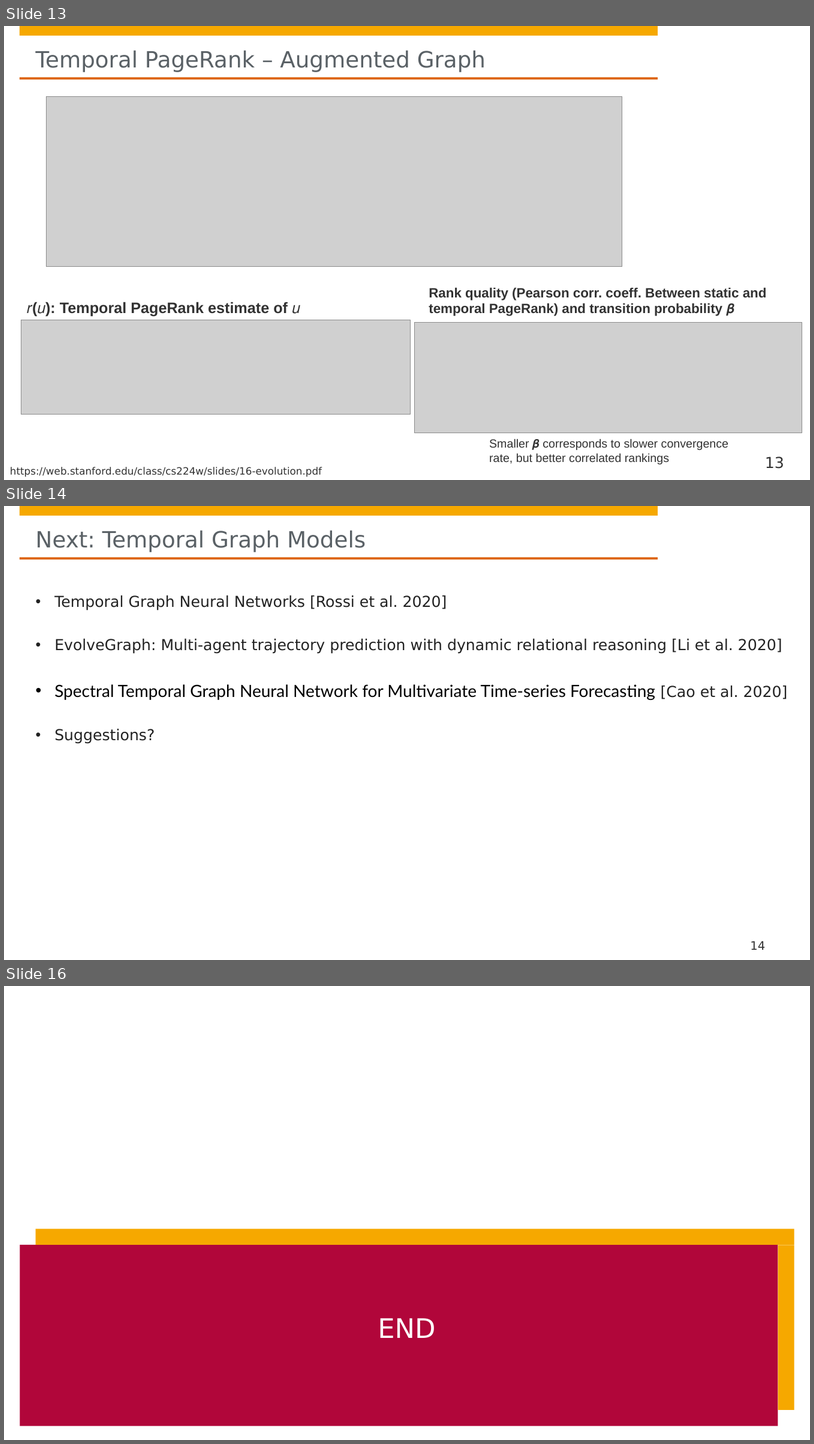
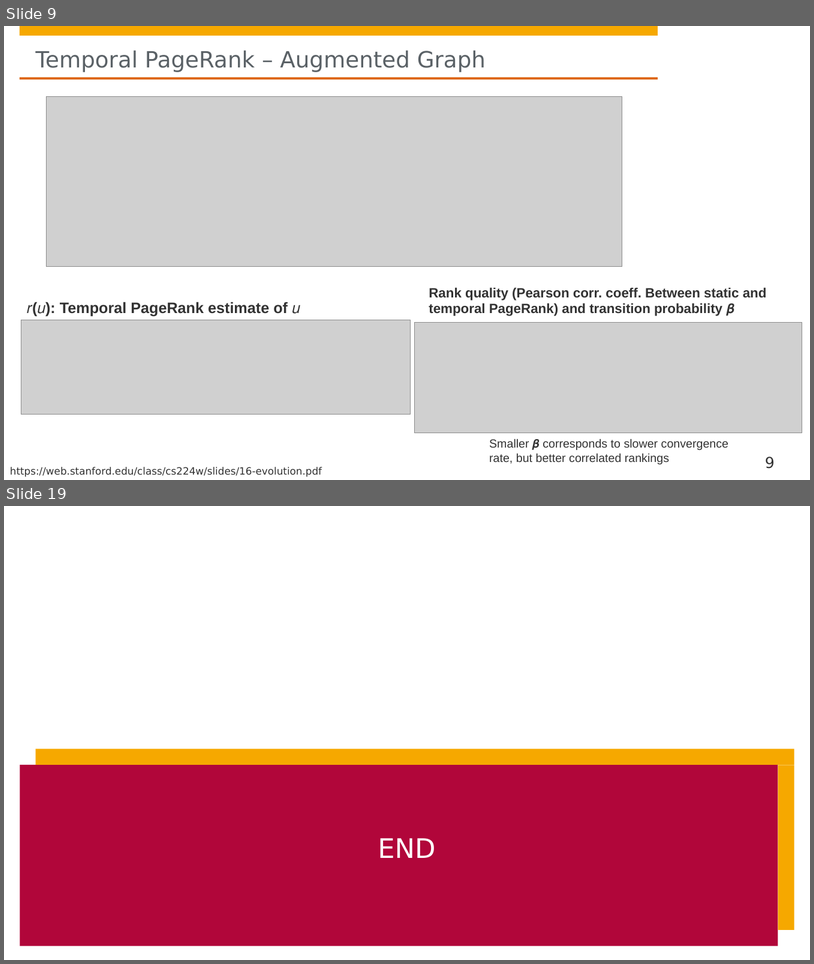
Before and after one commit to hpi-sam/GNN-Course-2020, a slide deck: 10. Temporal Graph Networks.pptx. Shown one above the other, each under a label of ours: slides 13, 14 and 16 before the commit, slides 9 and 19 after it; the slides between them are not shown. The pictures are 814x1444 and 814x964 pixels, drawn with LibreOffice and Linux fonts; fonts in the diff are those of the drawing; grey boxes stand for pictures; background and template pictures are left out. Boxes give left, top, right and bottom in pixels: in the first picture for what was removed or moved away, otherwise in the second. Text is boxed around its words. In the diff, an @@ line names an element or a change of style, - is before the commit and + after.

```diff
--- a/10. Temporal Graph Networks.pptx
+++ b/10. Temporal Graph Networks.pptx
@@ slide 14 removed at [4, 506, 810, 960], background #FFFFFF; not listed: 4 template elements that a slide beside it also shows @@
@@ title removed at [36, 530, 366, 552] @@
-Next: Temporal Graph Models
@@ text removed at [54, 595, 788, 744] @@
-• Temporal Graph Neural Networks [Rossi et al. 2020]
-• EvolveGraph: Multi-agent trajectory prediction with dynamic relational reasoning [Li et al. 2020]
-• Spectral Temporal Graph Neural Network for Multivariate Time-series Forecasting [Cao et al. 2020]
-• Suggestions?
@@ page number removed at [750, 940, 765, 949] @@
-14
@@ what was slide 13 is now slide 9 @@
@@ page number at [765, 456, 775, 468]: text changed @@
-13
+9
@@ what was slide 16 is now slide 19 @@
```
Also in this commit, not shown: 3 slides changed, 4 slides added.
